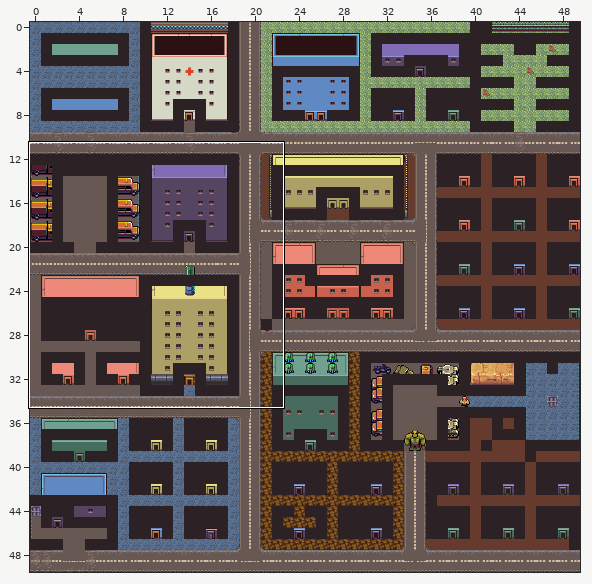
Two versions of a level (Tiled map (JSON), dist/assets/town-basic.tmj). Above: a wide view before the commit, with the close-up outlined.
Close-up. Before:
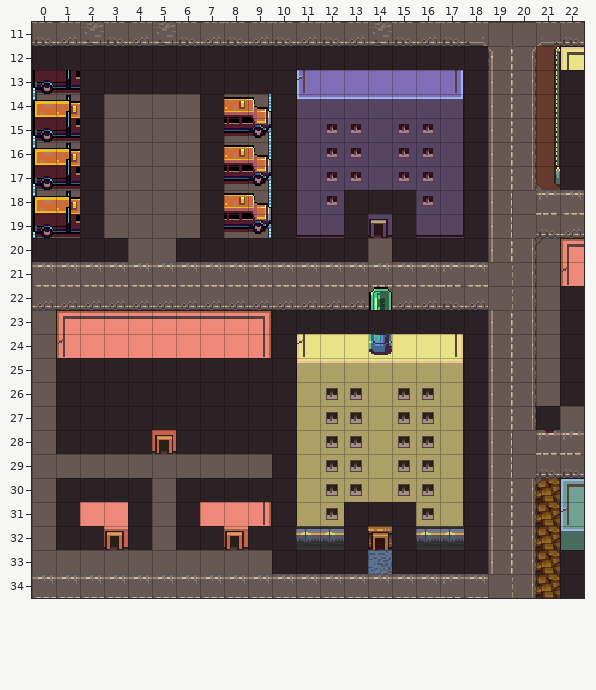
Cells are 16x16 px. Shown: x 0..22, y 11..34. The commit also changed other parts of the map, which this record leaves out.
The result:
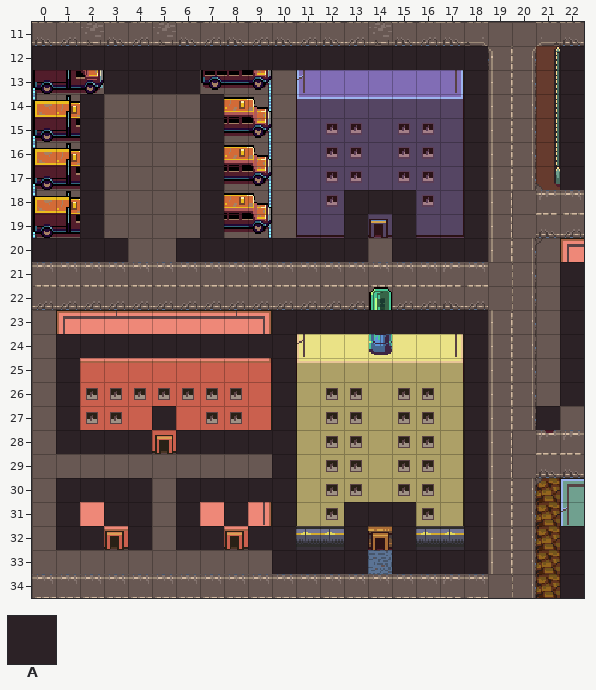
Key: from "post-apocalyptic": A 1.
_ is an empty cell.
The exact change:
Layer "collisions":
The edit adds tile A in row 12 at x 22; in row 21 at x 22; in row 24 at x 1 to 9; in row 31 at x 3 and 8; in row 32 at x 22.
Tile A is gone in row 13 at x 2 and 7 to 10; in rows 14 to 19 at x 10; in rows 25 to 26 at x 2 to 9; in row 27 at x 2 to 4 and 6 to 9.
Where, in picture pixels (left, top, right, bottom), the same in both close-ups:
added: (560, 46, 584, 70)
removed: (80, 70, 104, 94)
removed: (200, 70, 296, 238)
added: (560, 262, 584, 286)
changed: (56, 334, 272, 430)
added: (104, 502, 128, 526)
added: (224, 502, 248, 526)
added: (560, 526, 584, 550)
